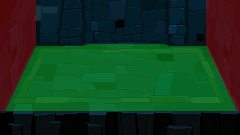
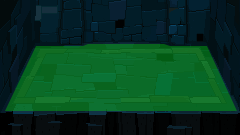
Layered file, before and after one edit (240px x 135px). Changes by layer:
removed group "Holes" (2 layers) from group "Areas" over (0, 0, 240, 111)
removed layer "Left wall" (was 30%) from group "Holes" over (0, 0, 36, 111)
removed layer "Right wall" (was 30%) from group "Holes" over (206, 0, 240, 111)
